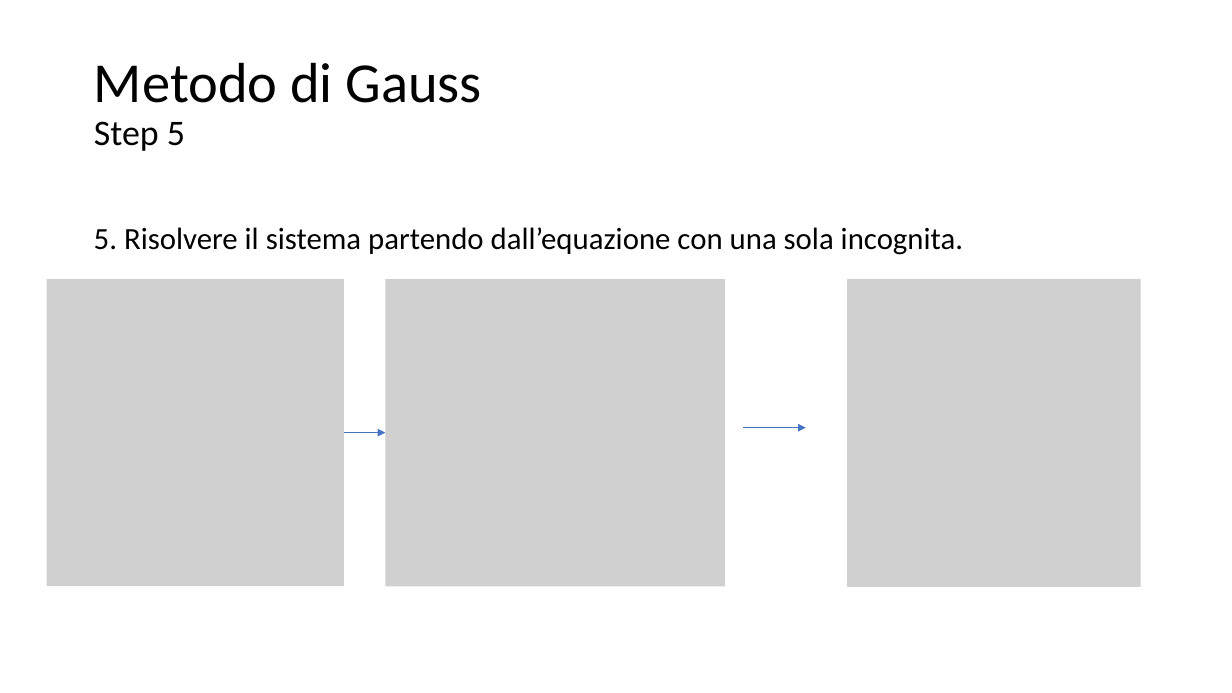
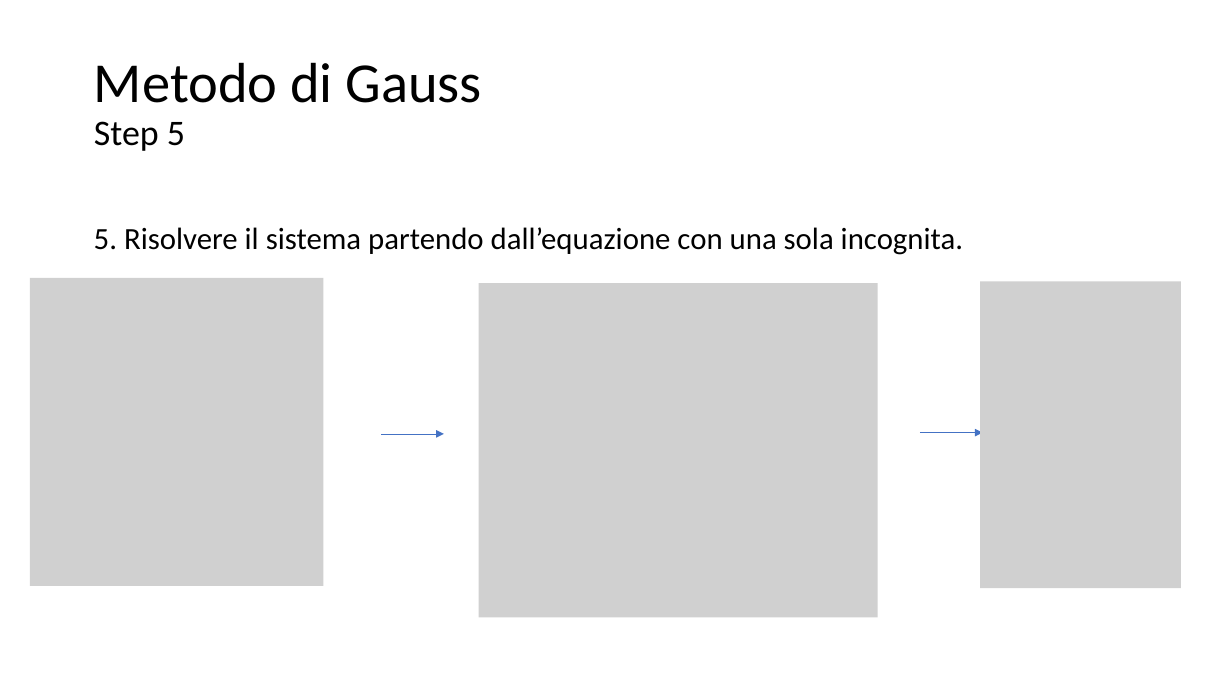
Before and after one commit to matteodelv/GaussLinearSystems, a slide deck: slide 45 of Presentazione.pptx. Drawn at 1232x693 pixels with LibreOffice and Linux fonts; fonts in the diff are those of the drawing; grey boxes stand for pictures. Boxes give left, top, right and bottom in pixels: in the first picture for what was removed or moved away, otherwise in the second. Text is boxed around its words. In the diff, an @@ line names an element or a change of style, - is before the commit and + after.

```diff
--- a/Presentazione.pptx
+++ b/Presentazione.pptx
@@ picture: place and size @@
-picture at [47,279,345,586]
+picture at [30,278,323,586]
@@ picture removed at [385,279,726,587] @@
@@ picture added at [479,283,878,617] @@
@@ picture removed at [848,279,1141,587] @@
@@ picture added at [981,281,1181,588] @@
@@ arrow moved from (323, 433) - (385, 433) to (382, 434) - (444, 434) @@
@@ arrow moved from (743, 428) - (806, 428) to (921, 433) - (982, 433) @@
```
Also in this commit, not shown: 3 other slides changed, 1 slide removed.
